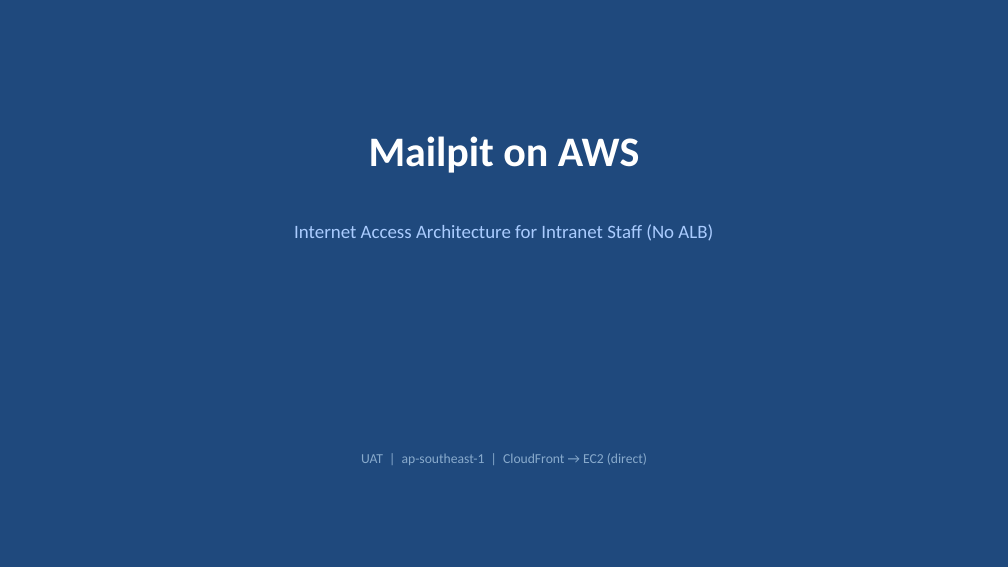
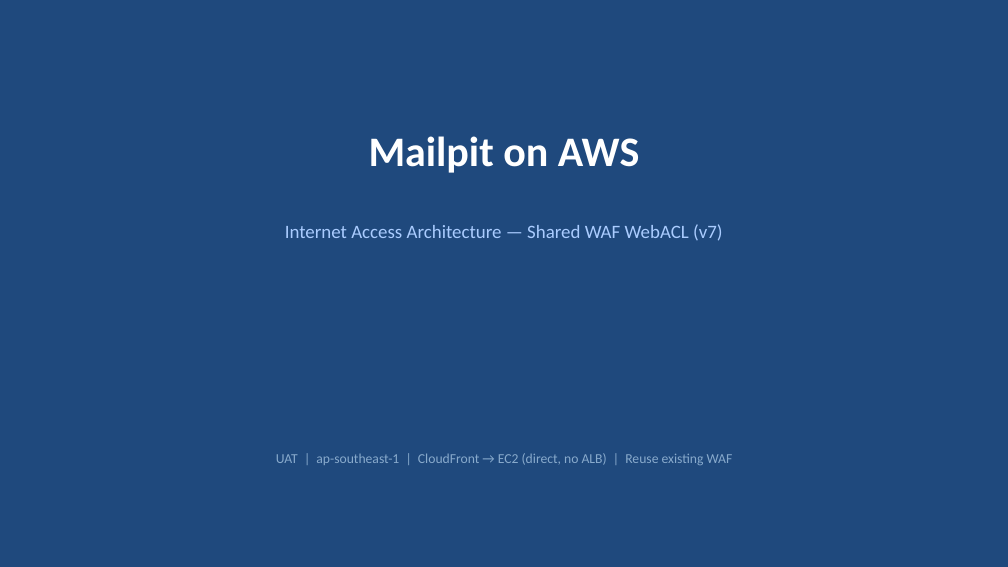
Before and after one commit to kktanws1-cpu/Cloudwatchdashboard, a slide deck: slide 1 of infrastructure/mailpit/Mailpit_Architecture_Update.pptx. Drawn at 1008x567 pixels with LibreOffice and Linux fonts; fonts in the diff are those of the drawing. Boxes give left, top, right and bottom in pixels: in the first picture for what was removed or moved away, otherwise in the second. Text is boxed around its words. In the diff, an @@ line names an element or a change of style, - is before the commit and + after.

```diff
--- a/infrastructure/mailpit/Mailpit_Architecture_Update.pptx
+++ b/infrastructure/mailpit/Mailpit_Architecture_Update.pptx
@@ text at (285, 224, 723, 241): text changed @@
-Internet Access Architecture for Intranet Staff (No ALB)
+Internet Access Architecture — Shared WAF WebACL (v7)
@@ text at (276, 453, 733, 465): text changed @@
-UAT | ap-southeast-1 | CloudFront → EC2 (direct)
+UAT | ap-southeast-1 | CloudFront → EC2 (direct, no ALB) | Reuse existing WAF
```
Also in this commit, not shown: 2 other slides changed, 2 slides added, 2 slides removed, 1 other file.
